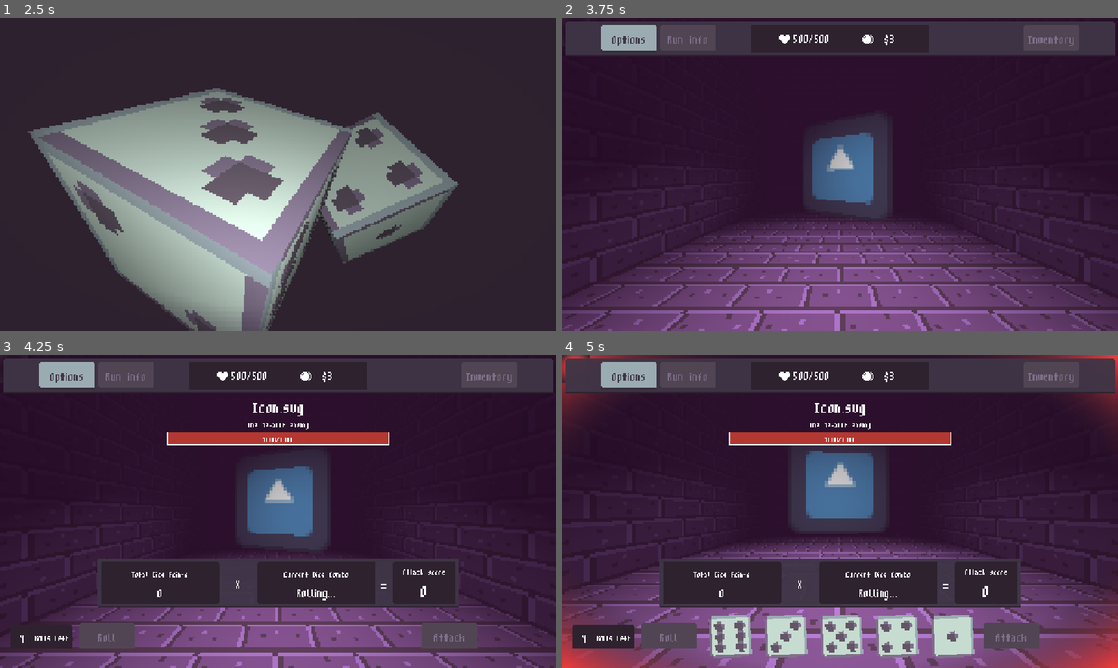
Above: before the commit, frames 1-4 (two rows, left to right).
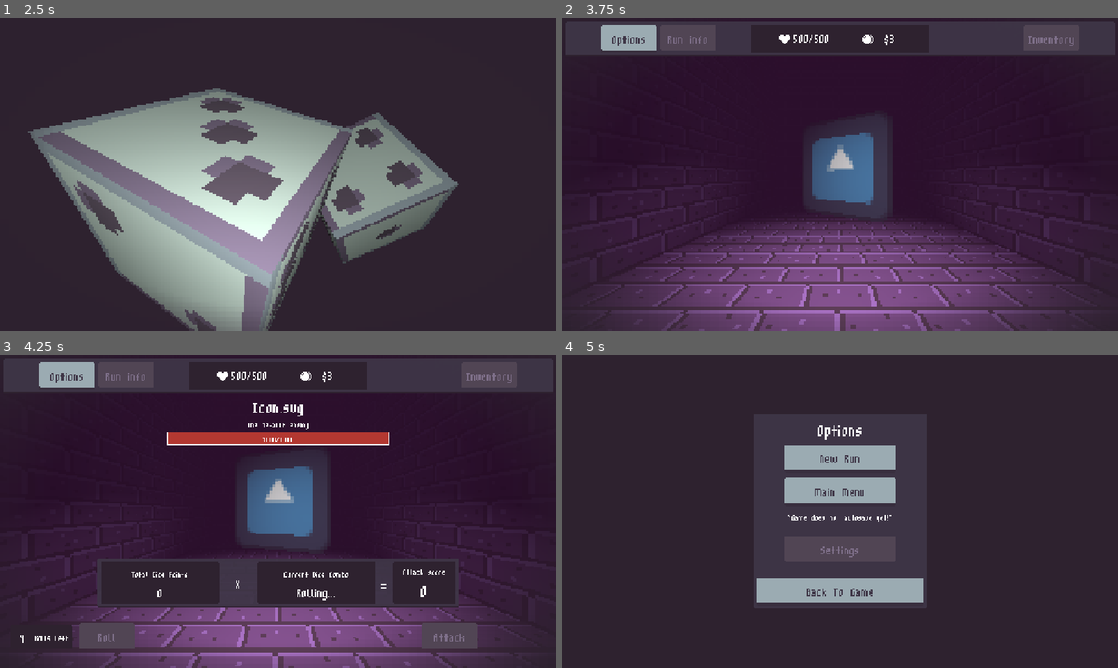
Above: after the commit, the same moments.

Repository: wokeraccoon/DiceGame
Game: Godot game, scene res://scenes/main.tscn
Two runs of this game, one before a commit and one after it. Both use one fixed random seed, a clock stepped at 60 frames per second and the inputs below. The engine's default icon, where the game draws it, is replaced by a stand-in: a white triangle on a blue panel in a dark square.
Inputs (mouse positions are in pixels of both pictures, inside the frame that each line leads up to):
- Up to frame 1 (2.5 s): move the mouse to (400, 158) at 0.52 s; hold D (turn_right) 0.53-1.28 s; move the mouse to (166, 190) at 1.27 s; hold S (walk_backwards) 1.28-2.03 s; move the mouse to (333, 105) at 2.02 s; hold D (turn_right) from 2.03 s (still down)
- Up to frame 2 (3.75 s): release D (turn_right) at 2.75 s; click "Play" at 2.75 s; move the mouse to (812, 237) at 3.52 s; hold W (walk_forward) from 3.53 s (still down)
- Up to frame 3 (4.25 s): keep holding W (walk_forward)
- Up to frame 4 (5 s): move the mouse to (1006, 558) at 4.27 s; release W (walk_forward) at 4.28 s; hold A (turn_left) from 4.28 s (still down); tap Escape (ui_cancel) at 4.9 s

Frame 1 is identical in both runs. In frame 2, 4.4% of the frame differs, in the area x 0-100%, y 86-100%; in frame 3, 3.7%; in frame 4, 43%, in the area x 0-100%, y 0-100%.

Commit message:
fixed bugs, increased version to 0.1.1
- Fixed dark vignette not showing properly during battle
- Removed lines of code in battle stage for testing animations
- Added the ability to press "ESC" during battle to open options menu
- Main Menu now shows current game version

Diff:
--- a/project.godot
+++ b/project.godot
@@ -11,6 +11,7 @@
 [application]
 
 config/name="DiceGame"
+config/version="v0.1.1"
 run/main_scene="res://scenes/main.tscn"
 config/quit_on_go_back=false
 config/features=PackedStringArray("4.4")
@@ -82,6 +83,11 @@
 , Object(InputEventJoypadMotion,"resource_local_to_scene":false,"resource_name":"","device":-1,"axis":0,"axis_value":1.0,"script":null)
 ]
 }
+pause_game={
+"deadzone": 0.2,
+"events": [Object(InputEventKey,"resource_local_to_scene":false,"resource_name":"","device":-1,"window_id":0,"alt_pressed":false,"shift_pressed":false,"ctrl_pressed":false,"meta_pressed":false,"pressed":false,"keycode":0,"physical_keycode":4194305,"key_label":0,"unicode":0,"location":0,"echo":false,"script":null)
+]
+}
 
 [rendering]
 
--- a/scenes/game/battle_stage/battle_stage.gd
+++ b/scenes/game/battle_stage/battle_stage.gd
@@ -4,20 +4,13 @@
 @onready var enemy_animation_player: AnimationPlayer = $EnemyAnimationPlayer
 @onready var player_animation_player: AnimationPlayer = $PlayerAnimationPlayer
 @onready var enemy_sprite: Sprite3D = %EnemySprite
+@onready var damage_vignette: TextureRect = $DamageVignette
 
 signal battle_ready
 signal player_attacked
 signal enemy_attacked
 signal enemy_died
 signal player_died
-
-func _process(delta: float) -> void:
-
-	if Input.is_action_just_pressed("ui_cancel"):
-		player_dead()
-
-func _ready() -> void:
-	player_animation_player.play("PLAYER_IDLE")
 
 func set_enemy_sprite(texture : Texture2D):
 	enemy_sprite.texture = texture
--- a/scenes/game/game_manager.tscn
+++ b/scenes/game/game_manager.tscn
@@ -52,19 +52,13 @@
 
 [node name="SubViewport" type="SubViewport" parent="BattleScreen/DungeonScreen/SubViewportContainer"]
 handle_input_locally = false
-size = Vector2i(320, 180)
+size = Vector2i(480, 270)
 render_target_update_mode = 4
 
 [node name="BattleStage" parent="BattleScreen/DungeonScreen/SubViewportContainer/SubViewport" instance=ExtResource("3_i3nyo")]
 unique_name_in_owner = true
 
-[node name="Vignette" parent="BattleScreen/DungeonScreen" instance=ExtResource("4_o5hsk")]
-layout_mode = 0
-anchors_preset = 0
-anchor_right = 0.0
-anchor_bottom = 0.0
-grow_horizontal = 1
-grow_vertical = 1
+[node name="Vignette" parent="BattleScreen" instance=ExtResource("4_o5hsk")]
 
 [node name="PlayerDiceUI" parent="BattleScreen" instance=ExtResource("4_g0gdj")]
 unique_name_in_owner = true
--- a/scenes/game/top_bar_ui/top_bar_ui.gd
+++ b/scenes/game/top_bar_ui/top_bar_ui.gd
@@ -7,6 +7,10 @@
 
 signal options_menu_requested
 
+func _process(delta: float) -> void:
+	if Input.is_action_just_pressed("pause_game"):
+		options_menu_requested.emit()
+
 func _on_options_button_pressed() -> void:
 	options_menu_requested.emit()
 
--- a/scenes/main_menu/main_menu_ui.gd
+++ b/scenes/main_menu/main_menu_ui.gd
@@ -2,16 +2,19 @@
 extends Control
 
 @onready var quit_button: Button = %QuitButton
+@onready var version_label: Label = %VersionLabel
 
 @onready var new_game_button: Button = %NewGameButton
 
 signal new_run_requested
 
 func _ready() -> void:
-	if OS.has_feature("mobile"):
+	if OS.has_feature("mobile") or OS.has_feature("web"):
 		quit_button.hide()
 	elif OS.has_feature("pc"):
 		quit_button.show()
+
+	version_label.text = ProjectSettings.get_setting("application/config/version")
 
 	new_game_button.grab_focus()
 
--- a/scenes/main_menu/main_menu_ui.tscn
+++ b/scenes/main_menu/main_menu_ui.tscn
@@ -209,7 +209,8 @@
 horizontal_alignment = 1
 vertical_alignment = 1
 
-[node name="Label" type="Label" parent="MarginContainer/MarginContainer2/VBoxContainer"]
+[node name="VersionLabel" type="Label" parent="MarginContainer/MarginContainer2/VBoxContainer"]
+unique_name_in_owner = true
 layout_mode = 2
 theme_override_font_sizes/font_size = 32
 text = " v0.1"
--- a/scenes/options_menu/options_menu_ui.gd
+++ b/scenes/options_menu/options_menu_ui.gd
@@ -8,6 +8,10 @@
 
 signal back_to_game_requested
 
+func _process(delta: float) -> void:
+	if Input.is_action_just_pressed("pause_game"):
+		back_to_game_requested.emit()
+
 func _on_back_to_game_button_pressed() -> void:
 	back_to_game_requested.emit()
 
Not shown, changed: export_presets.cfg
